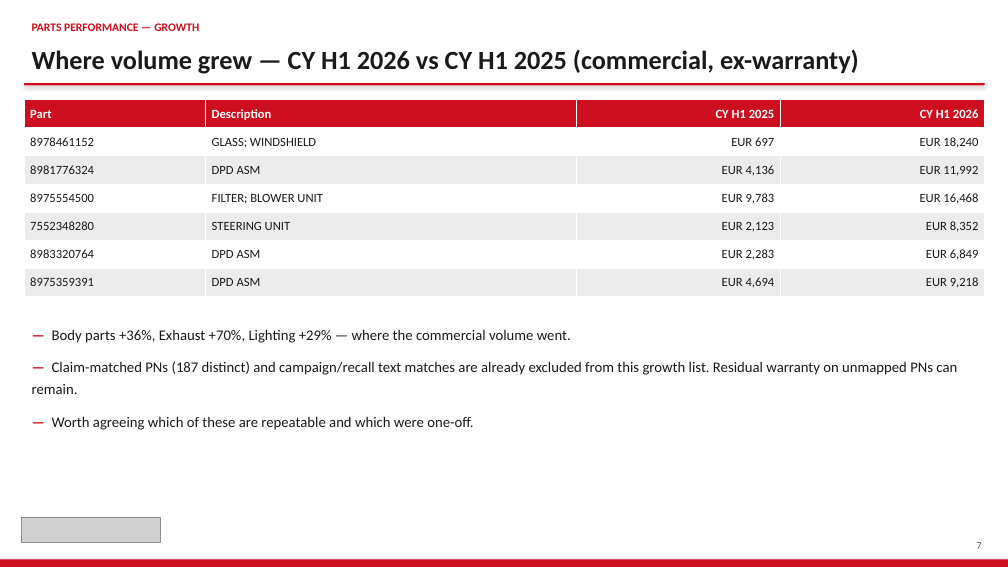
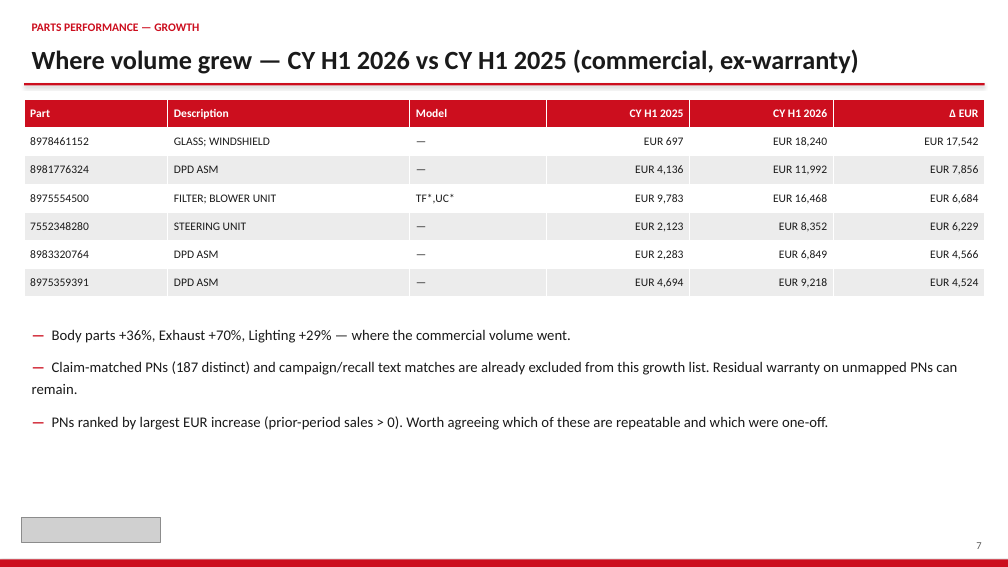
Before and after one commit to jeromio1987/ISZE, a slide deck: slide 7 of 09_meetings/IBX_Sales_Review_2026/ISZE_IBX_Sales_Review_FY2027.pptx. Drawn at 1008x567 pixels with LibreOffice and Linux fonts; fonts in the diff are those of the drawing; grey boxes stand for pictures. Boxes give left, top, right and bottom in pixels: in the first picture for what was removed or moved away, otherwise in the second. Text is boxed around its words. In the diff, an @@ line names an element or a change of style, - is before the commit and + after.

```diff
--- a/09_meetings/IBX_Sales_Review_2026/ISZE_IBX_Sales_Review_FY2027.pptx
+++ b/09_meetings/IBX_Sales_Review_2026/ISZE_IBX_Sales_Review_FY2027.pptx
@@ table at bbox=[24, 100, 985, 296] @@
+column 3: Model | — | — | TF*,UC* | — | — | —
+column 6: Δ EUR | EUR 17,542 | EUR 7,856 | EUR 6,684 | EUR 6,229 | EUR 4,566 | EUR 4,524
@@ text at bbox=[52, 416, 828, 430]: text changed @@
-— Worth agreeing which of these are repeatable and which were one-off.
+— PNs ranked by largest EUR increase (prior-period sales > 0). Worth agreeing which of these are repeatable and which were one-off.
```
Also in this commit, not shown: 4 other slides changed, 4 other files.
